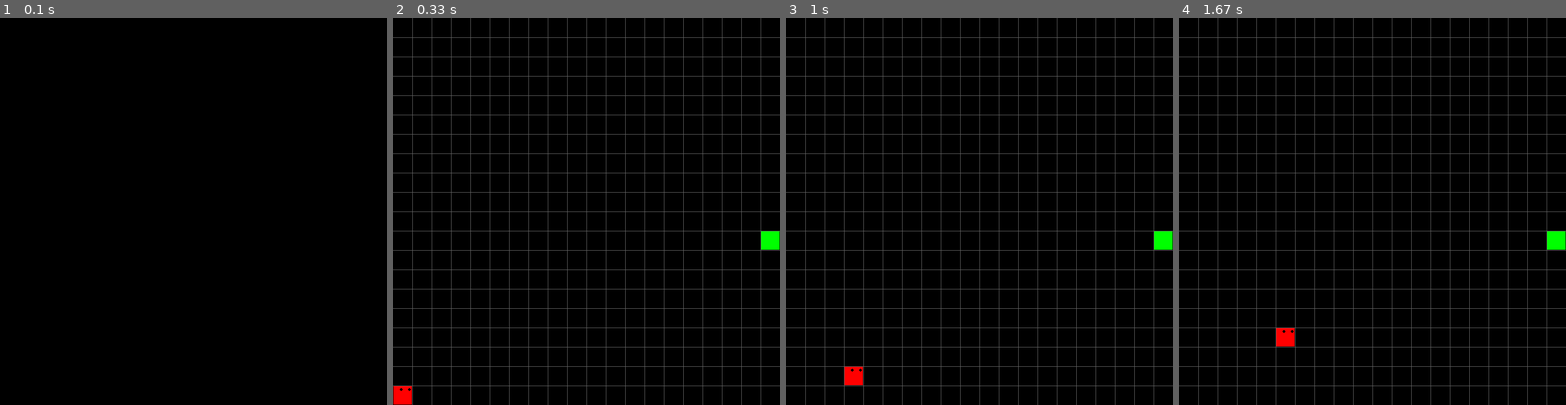
Above: before the commit, frames 1-4 (left to right).
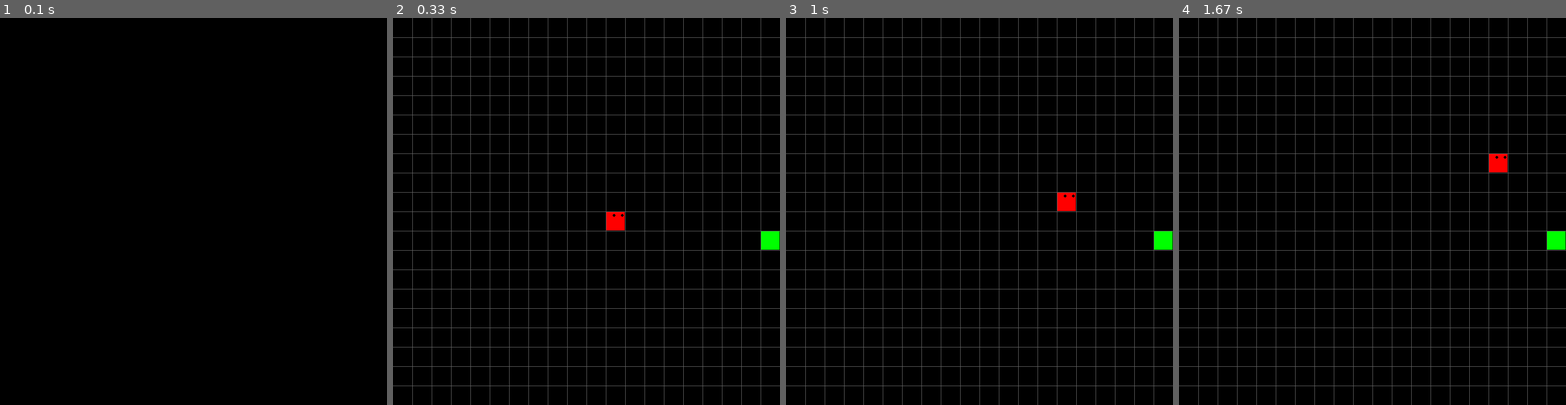
Above: after the commit, the same moments.

Repository: AjaySand/snake_pygame
Game: pygame game, started from snake.py
Two runs of this game, one before a commit and one after it. Both use one fixed random seed, a clock stepped at 60 frames per second and the inputs below.
Inputs:
- Up to frame 1 (0.1 s): no input
- Up to frame 2 (0.33 s): no input
- Up to frame 3 (1 s): hold Right 0.33-0.8 s; hold Up from 0.83 s (still down)
- Up to frame 4 (1.67 s): release Up at 1.3 s; hold Right from 1.33 s (still down)

Frame 1 is identical in both runs. In frame 2, 0.4% of the frame differs, in the area x 0-60%, y 50-100%; in frame 3, 0.4%; in frame 4, 0.4%.

Commit message:
basic setup done

Diff:
--- a/agent.py
+++ b/agent.py
@@ -4,15 +4,20 @@
 import random
 import torch
 from collections import deque
-from snake import Game
+from snake import Game, ROWS
 import time
+from model import Linear_QNet, QTrainer
+from helper import plot
 
-ACTIONS = {"L": (-1, 0), "R": (1, 0), "D": (0, -1), "U": (0, 1)}
-ACTIONS_LIST = ["L", "R", "D", "U"]
+DIRECTIONS_LIST = {"L": (-1, 0), "R": (1, 0), "D": (0, -1), "U": (0, 1)}
+DIRECTIONS = ["L", "R", "D", "U"]
+ACTIONS = [0, 1, 2]  # 0 = left, 1 = right, 2 = straight
+ACTIONS_LIST = {0: "L", 1: "R", 2: "S"}
+
 
 MAX_MEMORY = 100_000
-BATCH_SIZE = 10
-LR = 0.0001
+BATCH_SIZE = 1000
+LR = 0.001
 RANDOMNESS = 0.1
 
 
@@ -20,34 +25,63 @@
     def __init__(self):
         self.n_games = 0
         self.epsilon = 0
-        self.gamma = 0
+        self.gamma = 0.9
         self.memory = deque(maxlen=MAX_MEMORY)
 
         # model: model, trainer
+        self.model = Linear_QNet(ROWS * ROWS + 2, (ROWS * ROWS + 2) * 2, 3)
+        self.trainer = QTrainer(self.model, lr=LR, gamma=self.gamma)
 
     def train(self):
         state = self.state_history[-1][0]
 
-    def random_action(self, game):
-        # make a copy of all the actions
-        actions = ACTIONS_LIST.copy()
+    # consider the snake's current direction
+    # and randomly choose a direction that is not the opposite of the snake's current direction
+    # return 'R', 'L' OR 'S'
+    def random_action(self):
+        return random.choice(ACTIONS)
 
-        dir_l = game.snake.head.pos == ACTIONS.get('L')
-        dir_r = game.snake.head.pos == ACTIONS.get('R')
-        dir_u = game.snake.head.pos == ACTIONS.get('U')
-        dir_d = game.snake.head.pos == ACTIONS.get('D')
+    def translate_action_to_direction(self, action, game):
+        direction = None
 
-        # discard the direction opposite that the snake is currently moving
+        dir = (game.snake.dir_x, game.snake.dir_y)
+
+        dir_l = dir == DIRECTIONS_LIST.get("L")
+        dir_r = dir == DIRECTIONS_LIST.get("R")
+        dir_u = dir == DIRECTIONS_LIST.get("U")
+        dir_d = dir == DIRECTIONS_LIST.get("D")
+
+        # ACTIONS_LIST = {0: "L", 1: "R", 2: "S"}
         if dir_l:
-            actions.remove('R')
+            if action == 0:
+                direction = "D"
+            elif action == 1:
+                direction = "U"
+            elif action == 2:
+                direction = "L"
         elif dir_r:
-            actions.remove('L')
+            if action == 0:
+                direction = "U"
+            elif action == 1:
+                direction = "D"
+            elif action == 2:
+                direction = "R"
+        elif dir_d:
+            if action == 0:
+                direction = "L"
+            elif action == 1:
+                direction = "R"
+            elif action == 2:
+                direction = "D"
         elif dir_u:
-            actions.remove('D')
-        elif dir_d:
-            actions.remove('U')
+            if action == 0:
+                direction = "L"
+            elif action == 1:
+                direction = "R"
+            elif action == 2:
+                direction = "U"
 
-        return ACTIONS[random.choice(actions)]
+        return DIRECTIONS_LIST.get(direction)
 
     def get_state(self, game):
         direction = [game.snake.dir_x, game.snake.dir_y]
@@ -70,30 +104,28 @@
         self.memory.append((state, action, reward, next_state, done))
 
     def train_long_memory(self):
+        print("train_long_memory")
         if len(self.memory) > BATCH_SIZE:
             mini_sample = random.sample(self.memory, BATCH_SIZE)
         else:
             mini_sample = self.memory
 
         states, actions, rewards, next_states, dones = zip(*mini_sample)
-
         self.trainer.train_step(states, actions, rewards, next_states, dones)
 
     def train_short_memory(self, state, action, reward, next_state, done):
-        # self.trainer.train_step(state, action, reward, next_state, done)
-        pass
+        self.trainer.train_step(state, action, reward, next_state, done)
 
     def get_action(self, state, game):
-        self.epsilon = 100 - self.n_games
-        next_action = self.random_action(game)
+        self.epsilon = 30 - self.n_games
+        next_action = self.random_action()  # return 'R', 'L' OR 'S'
 
-        if random.random() > self.epsilon:
+        if random.randint(0, 200) > self.epsilon:
             state0 = torch.tensor(state, dtype=torch.float)
-            prediction = self.model(state0)
-            next_action = ACTIONS_LIST[torch.argmax(prediction).item()]
+            prediction = self.model(state0)  # should return a tensor of size 3
+            # next_action = DIRECTIONS[torch.argmax(prediction).item()]  # will be 'R', 'L' OR 'S'
 
         return next_action
-
 
 
 def train():
@@ -101,41 +133,58 @@
     plot_mean_scores = []
     total_score = 0
     record = 0
+    memory_size = 0
 
     agent = Agent()
     game = Game()
 
+    memory_size = len(agent.memory)
+
+    # load model
+    agent.model.load()
+
     while True:
-        current_state = agent.get_state(game)
+        # time.sleep(0.025)
 
         # predict next move
+        current_state = agent.get_state(game)
         action = agent.get_action(current_state, game)
 
+        # perform move and get new state
+        reward, done, score = game.step(
+            agent.translate_action_to_direction(action, game)
+        )
 
-        # perform move and get new state
-        reward, done, score = game.step(action)
-        # print('action: ', action, 'pos', game.snake.head.pos)
-
-        try:
-            new_state = agent.get_state(game)
-        except IndexError:
-            print("IndexError")
+        new_state = agent.get_state(game)
 
         # train short memory
-        # agent.train_short_memory(current_state, action, reward, new_state, done)
+        agent.train_short_memory(current_state, action, reward, new_state, done)
 
         # remember
         agent.remember(current_state, action, reward, new_state, done)
 
         if done:
             agent.n_games += 1
-            # agent.train_long_memory()
+            agent.train_long_memory()
+
+            current_memory_size = len(agent.memory)
+            memory_size = current_memory_size
 
             if score > record:
                 record = score
-                # agent.model.save()
+                agent.model.save()
 
-            print("Game", agent.n_games, "Score", score, "Record", record)
+            if agent.n_games % 100 == 0:
+                agent.model.save(file_name='model_' + str(agent.n_games) + '.pth')
+
+            # number of games, score, record, reward, old memory size, new memory size
+            print("Game", agent.n_games, "Score", score, "Record", record, "Reward", reward, "Memory Size", memory_size, current_memory_size)
+
+            plot_scores.append(score)
+            total_score += score
+            mean_score = total_score / agent.n_games
+            plot_mean_scores.append(mean_score)
+            plot(plot_scores, plot_mean_scores)
 
 
 if __name__ == "__main__":
--- /dev/null
+++ b/helper.py
@@ -0,0 +1,19 @@
+import matplotlib.pyplot as plt
+from IPython import display
+
+plt.ion()
+
+def plot(scores, mean_scores):
+    display.clear_output(wait=True)
+    display.display(plt.gcf())
+    plt.clf()
+    plt.title('Training...')
+    plt.xlabel('Number of Games')
+    plt.ylabel('Score')
+    plt.plot(scores)
+    plt.plot(mean_scores)
+    plt.ylim(ymin=0)
+    plt.text(len(scores)-1, scores[-1], str(scores[-1]))
+    plt.text(len(mean_scores)-1, mean_scores[-1], str(mean_scores[-1]))
+    plt.show(block=False)
+    plt.pause(.1)
--- /dev/null
+++ b/model.py
@@ -0,0 +1,78 @@
+import torch
+import torch.nn as nn
+import torch.optim as optim
+import torch.nn.functional as Fq
+import os
+
+
+class Linear_QNet(nn.Module):
+    def __init__(self, input_size, hidden_size, output_size):
+        super().__init__()
+
+        self.linear1 = nn.Linear(input_size, hidden_size)
+        self.linear2 = nn.Linear(hidden_size, output_size)
+
+    def forward(self, x):
+        x = Fq.relu(self.linear1(x))
+        x = self.linear2(x)
+        return x
+
+    def save(self, file_name="model.pth"):
+        model_folder_path = "./model"
+        if not os.path.exists(model_folder_path):
+            os.makedirs(model_folder_path)
+
+        file_name = os.path.join(model_folder_path, file_name)
+        torch.save(self.state_dict(), file_name)
+        print("Model saved successfully")
+
+    def load(self, file_name="model.pth"):
+        model_folder_path = "./model"
+        file_name = os.path.join(model_folder_path, file_name)
+
+        if not os.path.exists(file_name):
+            return
+
+        self.load_state_dict(torch.load(file_name))
+        print("Model loaded successfully")
+
+
+class QTrainer:
+    def __init__(self, model, lr, gamma):
+        self.lr = lr
+        self.gamma = gamma
+        self.model = model
+
+        self.optimizer = optim.Adam(model.parameters(), lr=self.lr)
+        self.criterion = nn.MSELoss()
+
+    def train_step(self, state, action, reward, next_state, done):
+        stat = torch.tensor(state, dtype=torch.float)
+        next_stat = torch.tensor(next_state, dtype=torch.float)
+        action = torch.tensor(action, dtype=torch.long)
+        reward = torch.tensor(reward, dtype=torch.float)
+
+        if len(stat.shape) == 1:
+            stat = torch.unsqueeze(stat, 0)
+            next_stat = torch.unsqueeze(next_stat, 0)
+            action = torch.unsqueeze(action, 0)
+            reward = torch.unsqueeze(reward, 0)
+            done = (done,)
+
+        # 1: predicted Q values with current state
+        pred = self.model(stat)
+
+        target = pred.clone()
+        for idx in range(len(done)):
+            Q_new = reward[idx]
+            if not done[idx]:
+                Q_new = reward[idx] + self.gamma * torch.max(self.model(next_stat[idx]))
+
+            # target[idx][torch.argmax(action).item()] = Q_new
+            target[idx][torch.argmax(action[idx]).item()] = Q_new
+
+        self.optimizer.zero_grad()
+        loss = self.criterion(target, pred)
+        loss.backward()
+
+        self.optimizer.step()
--- a/snake.py
+++ b/snake.py
@@ -68,9 +68,6 @@
             new_dir_y = dir[1]
         else:
             for event in pygame.event.get():
-                if event.type == pygame.QUIT:
-                    return False
-
                 for key in keys:
                     if keys[pygame.K_LEFT]:
                         new_dir_x = -1
@@ -106,17 +103,19 @@
             else:
                 c.move(c.dir_x, c.dir_y)
 
-            if c.dir_x == -1 and c.pos[0] <= 0:
+    def wrap(self, dir=None):
+        for i, c in enumerate(self.body):
+            p = c.pos[:]
+
+            if c.dir_x == -1 and c.pos[0] < 0:
                 c.pos = (c.rows - 1, c.pos[1])
-            elif c.dir_x == 1 and c.pos[0] >= (c.rows - 1):
+            elif c.dir_x == 1 and c.pos[0] > (c.rows - 1):
                 c.pos = (0, c.pos[1])
-            elif c.dir_y == 1 and c.pos[1] >= (c.rows - 1):
+
+            elif c.dir_y == 1 and c.pos[1] > (c.rows - 1):
                 c.pos = (c.pos[0], 0)
-            elif c.dir_y == -1 and c.pos[1] <= 0:
+            elif c.dir_y == -1 and c.pos[1] < 0:
                 c.pos = (c.pos[0], c.rows - 1)
-
-
-        return True
 
     def reset(self, pos):
         self.head = Cube(pos)
@@ -154,44 +153,43 @@
         self.clock = pygame.time.Clock()
         self.clock.tick(120)
 
-        self.snake = Snake((255, 0, 0), (18, 19))
+        self.snake = Snake((255, 0, 0), (10, 10))
         self.snack = Cube(self.random_snack(ROWS, self.snake), color=(0, 255, 0))
 
     def step(self, action=None):
-        reward = 0
+        reward = 1
         is_done = 0
 
         # Update game logic here
-        self.running = self.snake.move(action)
+        self.snake.move(action)
 
         if self.snake.body[0].pos == self.snack.pos:
             self.snake.add_cube()
             self.snack = Cube(self.random_snack(ROWS, self.snake), color=(0, 255, 0))
 
-            reward = 10
+            reward += 20
+
+        self.snake.wrap(action)
+        current_score = len(self.snake.body) * 10
 
         # checking for collision with itself
         for x in range(len(self.snake.body)):
             if self.snake.body[x].pos in list(
                 map(lambda z: z.pos, self.snake.body[x + 1 :])
             ):
-                print("Score: ", len(self.snake.body))
+                # print("Score: ", len(self.snake.body))
                 self.reset()
 
-                reward = -10
+                reward += -50
                 is_done = 1
 
                 break
 
-        # Draw game elements here
+        # Draw game elements here and Update the display
         self.redraw_window(self.screen)
 
-        # Update the display
-        # pygame.display.flip() # added it to redraw_window
-
         # Return reward, done, score
-        return reward, is_done, len(self.snake.body) * 10
-
+        return reward, is_done, current_score
 
     def setup(self, external_controls=False):
         if not external_controls:
@@ -241,6 +239,7 @@
         return (x, y)
 
     def reset(self):
+        print('\n')
         self.snake.reset((10, 10))
 
     def give_reward(self):
Not shown, added: .gitignore
Not shown, added: model/.gitignore
